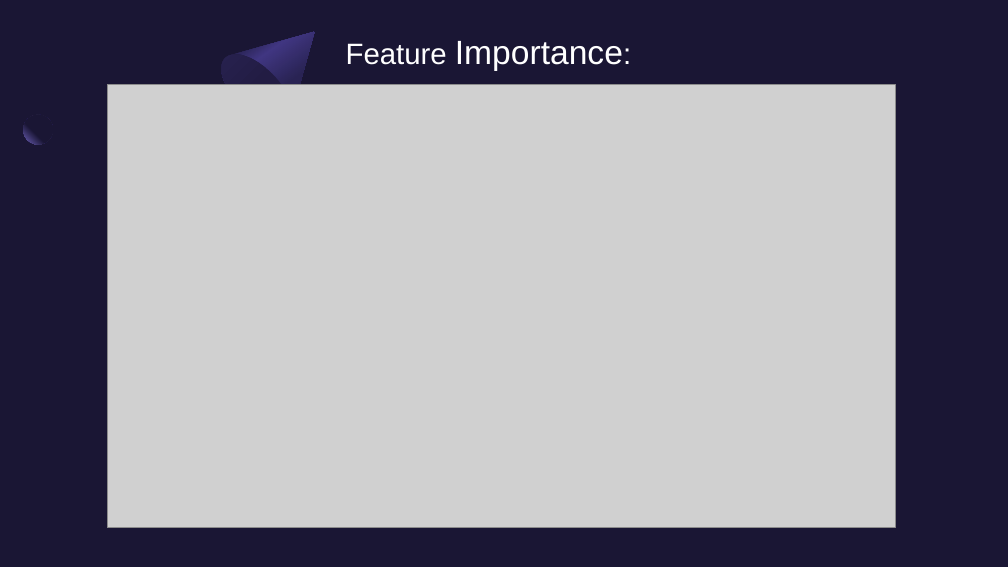
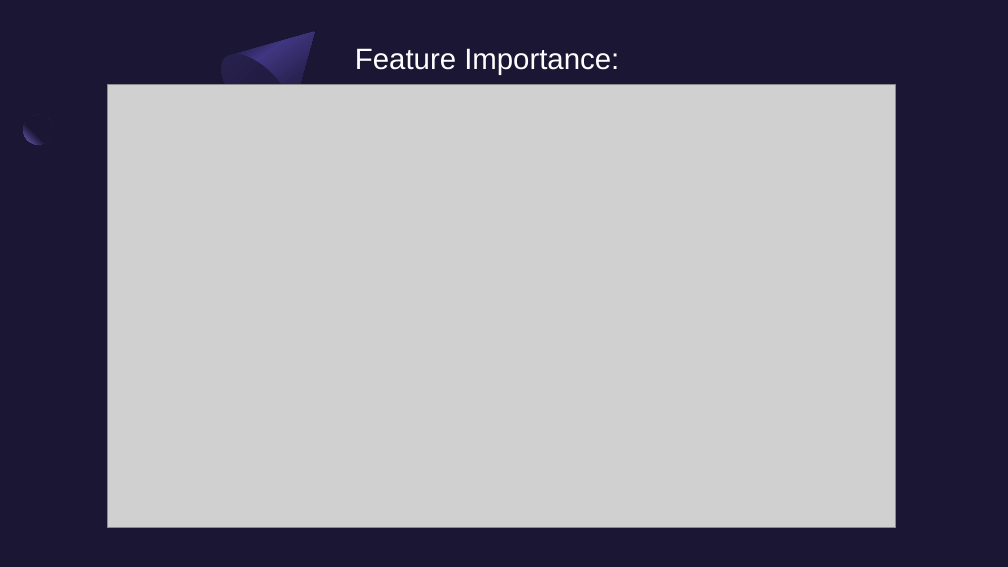
Before and after one commit to Brody-Hill/CapstoneTwo, a slide deck: slide 9 of Reports/Capstone Pres - Brody Hill.pptx. Drawn at 1008x567 pixels with LibreOffice and Linux fonts; fonts in the diff are those of the drawing; grey boxes stand for pictures. Boxes give left, top, right and bottom in pixels: in the first picture for what was removed or moved away, otherwise in the second. Text is boxed around its words. In the diff, an @@ line names an element or a change of style, - is before the commit and + after.

```diff
--- a/Reports/Capstone Pres - Brody Hill.pptx
+++ b/Reports/Capstone Pres - Brody Hill.pptx
@@ title "Feature Importance:": place and size @@
-title "Feature Importance:" at [346,41,623,71]
+title "Feature Importance:" at [355,48,619,75]
@@ title "Feature Importance:" at [355,48,619,75]: size 32 to 28 pt in "Importance:" @@
```
